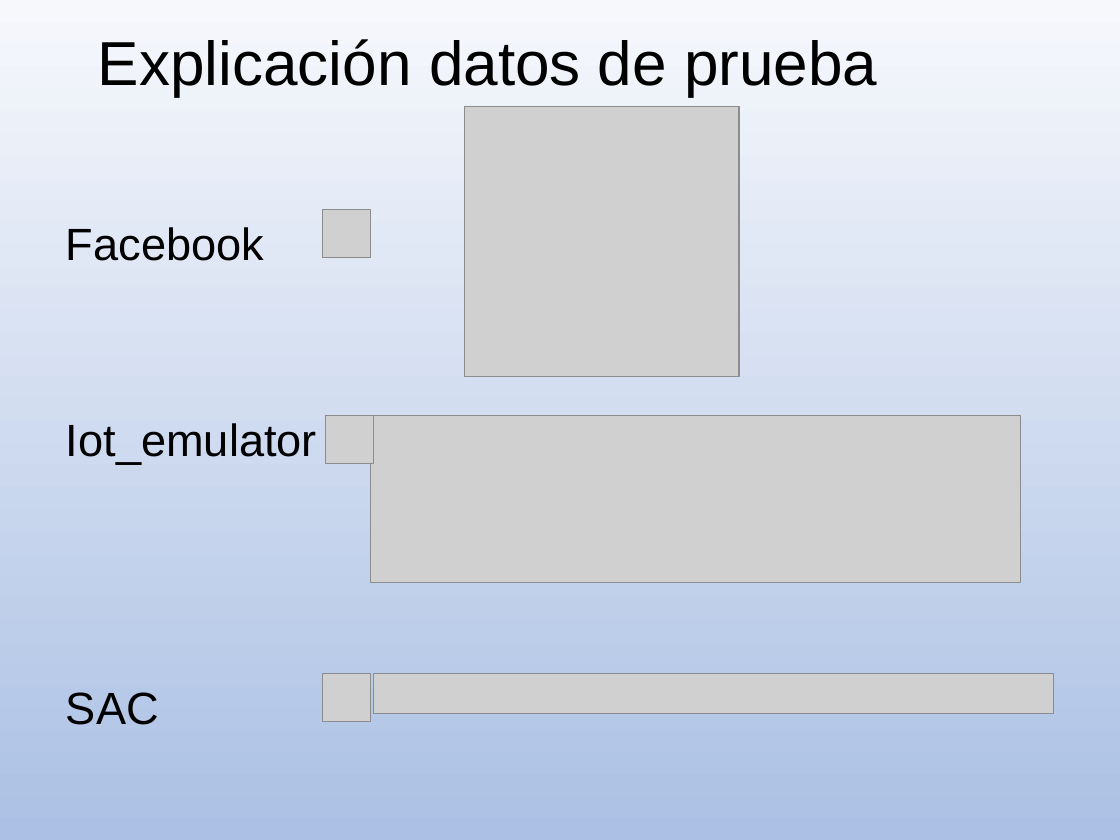
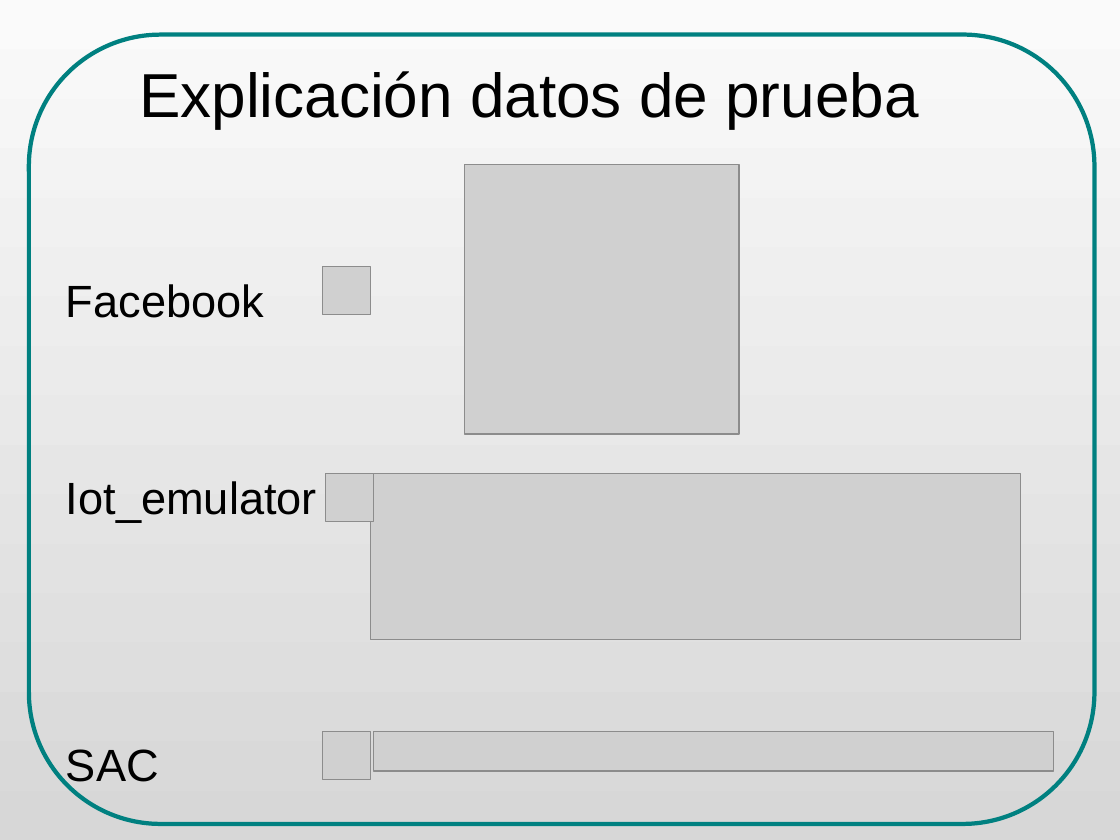
Before and after one commit to danielsalgadop/sac, a slide deck: slide 43 of docs/presentation/social_access_controller_ODP_final.odp (slide 42 before the commit). Drawn at 1120x840 pixels with LibreOffice and Linux fonts; fonts in the diff are those of the drawing; grey boxes stand for pictures. Boxes give left, top, right and bottom in pixels: in the first picture for what was removed or moved away, otherwise in the second. Text is boxed around its words. In the diff, an @@ line names an element or a change of style, - is before the commit and + after.

```diff
--- a/docs/presentation/social_access_controller_ODP_final.odp
+++ b/docs/presentation/social_access_controller_ODP_final.odp
@@ background gradient #F6F8FC to #ABC0E4 to gradient #FAFAFA to #D7D7D7 @@
@@ title "Explicación datos de prueba": place and size @@
-title "Explicación datos de prueba" at (98,39,877,96)
+title "Explicación datos de prueba" at (139,71,918,129)
@@ freeform shape added at (28,35,1095,824), outline #008080 3 pt @@
@@ text "Iot_emulator": place and size @@
-text "Iot_emulator" at (66,423,317,465)
+text "Iot_emulator" at (66,481,317,522)
@@ 6 pictures, 2 texts: place and size @@
-6 pictures, 2 texts at (66,107,1054,725)
+6 pictures, 2 texts at (66,165,1054,790)
```
Also in this commit, not shown: 40 other slides changed, 5 slides added, 3 slides removed, 4 other files.
